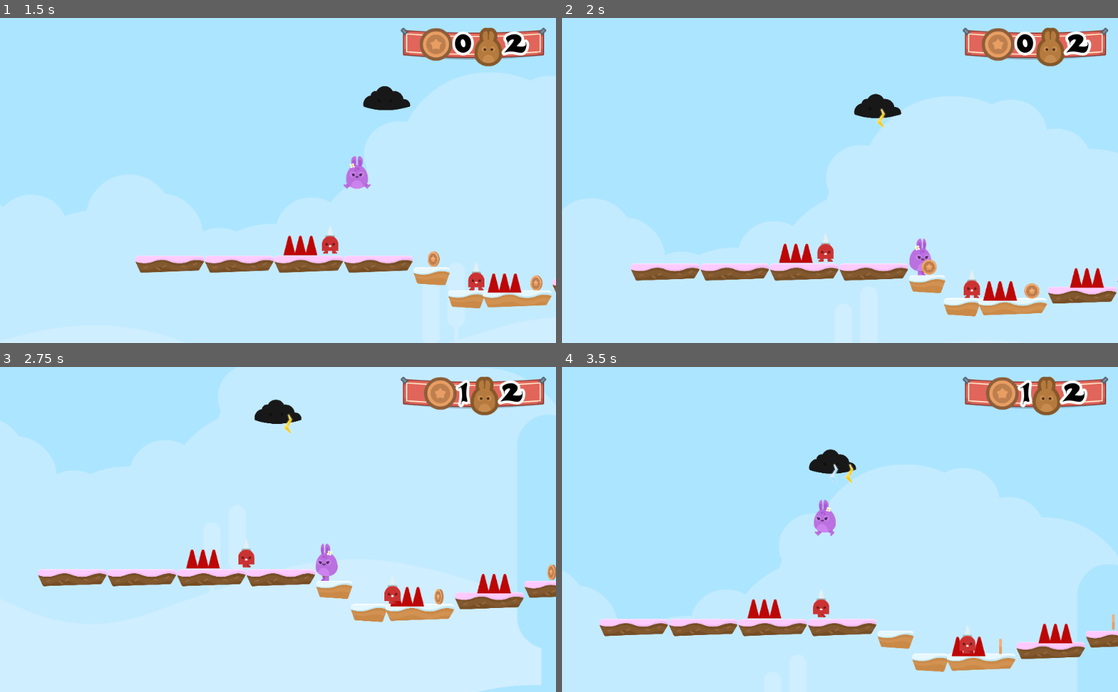
Above: before the commit, frames 1-4 (two rows, left to right).
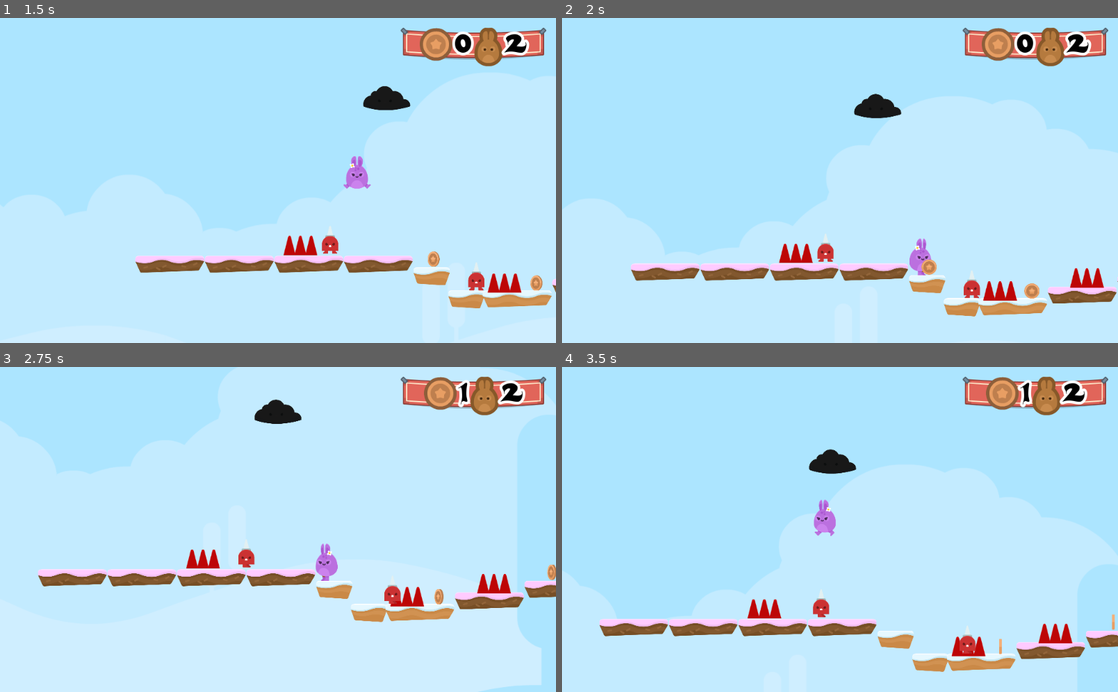
Above: after the commit, the same moments.

Repository: KennedyMungai/SimplePlatformer
Game: Godot game, scene res://Scenes/Levels/Level1.tscn
The game is run twice, just before and just after one commit, with the same random seed, the same clock (stepped at 60 frames per second) and the same inputs.
Inputs:
- Up to frame 1 (1.5 s): hold D (right) from 0.53 s (still down); tap W (jump) at 0.77 s
- Up to frame 2 (2 s): keep holding D (right); tap W (jump) at 1.52 s
- Up to frame 3 (2.75 s): release D (right) at 2.03 s; hold A (left) from 2.03 s (still down)
- Up to frame 4 (3.5 s): keep holding A (left); tap W (jump) at 3.02 s

Frame 1 is identical in both runs. In frame 2, less than 0.1% of the frame differs, in the area x 56-59%, y 27-34%; in frame 3, less than 0.1%; in frame 4, less than 0.1%, in the area x 48-53%, y 29-36%.

Commit message:
Added some movement logic for the lightning

Diff:
--- a/Scripts/Lightning.gd
+++ b/Scripts/Lightning.gd
@@ -1,4 +1,6 @@
 extends Node2D
+
+const SPEED = 200;
 
 
 func _ready() -> void:
@@ -6,5 +8,9 @@
 	global_position = get_parent().global_position;
 
 
+func _process(delta: float) -> void:
+	position.y += SPEED;
+
+
 func _on_VisibilityNotifier2D_screen_exited() -> void:
 	queue_free();
